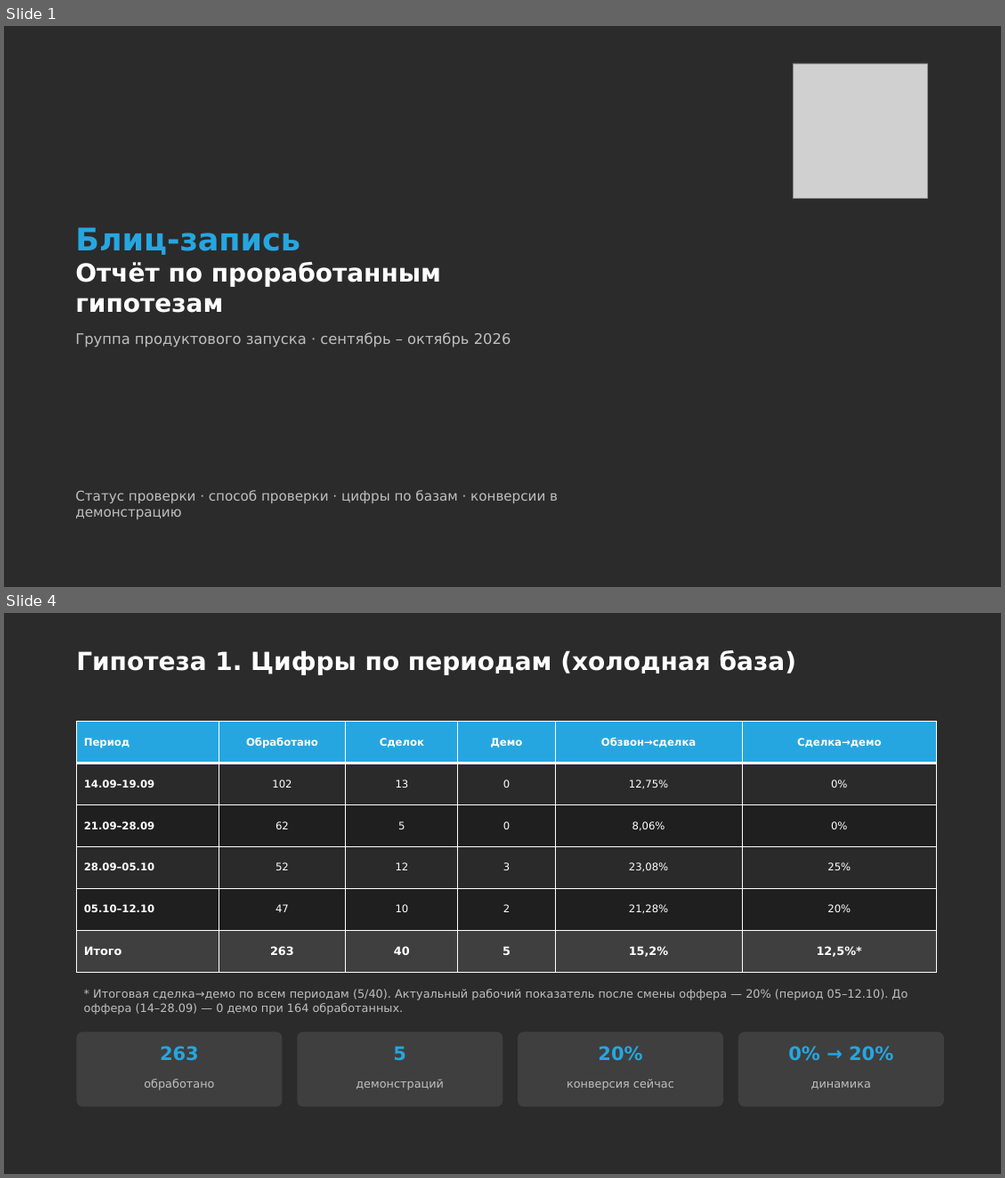
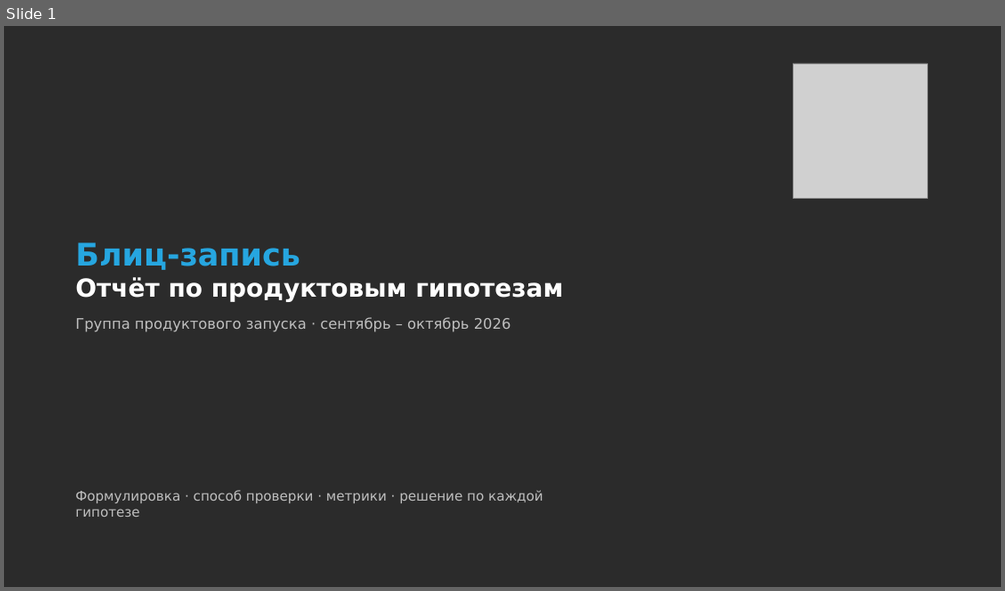
Before and after one commit to daaanilNikonov/for-lisa, a slide deck: presentation/Блиц-запись_Отчет_по_гипотезам.pptx. Shown one above the other, each under a label of ours: slides 1 and 4 before the commit, slide 1 after it; the slides between them are not shown. The pictures are 1005x1178 and 1005x591 pixels, drawn with LibreOffice and Linux fonts; fonts in the diff are those of the drawing; grey boxes stand for pictures; background and template pictures are left out; a plain dark background stands for a picture behind light text. Boxes give left, top, right and bottom in pixels: in the first picture for what was removed or moved away, otherwise in the second. Text is boxed around its words. In the diff, an @@ line names an element or a change of style, - is before the commit and + after.

```diff
--- a/presentation/Блиц-запись_Отчет_по_гипотезам.pptx
+++ b/presentation/Блиц-запись_Отчет_по_гипотезам.pptx
@@ slide 4 removed at <box>4,613,1001,1174</box>, background picture (left out) @@
@@ title removed at <box>76,650,796,675</box> @@
-Гипотеза 1. Цифры по периодам (холодная база)
@@ table removed at <box>77,722,937,972</box>, 6 rows, 6 columns @@
-Период | Обработано | Сделок | Демо | Обзвон→сделка | Сделка→демо
-14.09–19.09 | 102 | 13 | 0 | 12,75% | 0%
-21.09–28.09 | 62 | 5 | 0 | 8,06% | 0%
-28.09–05.10 | 52 | 12 | 3 | 23,08% | 25%
-05.10–12.10 | 47 | 10 | 2 | 21,28% | 20%
-Итого | 263 | 40 | 5 | 15,2% | 12,5%*
@@ text removed at <box>84,989,907,1014</box> @@
-* Итоговая сделка→демо по всем периодам (5/40). Актуальный рабочий показатель после смены оффера — 20% (период 05–12.10). До оффера (14–28.09) — 0 демо при 164 обработанных.
@@ rounded rectangle removed at <box>77,1032,283,1107</box> @@
@@ rounded rectangle removed at <box>297,1032,502,1107</box> @@
@@ rounded rectangle removed at <box>518,1032,723,1107</box> @@
@@ rounded rectangle removed at <box>738,1032,944,1107</box> @@
@@ text removed at <box>160,1046,199,1061</box> @@
-263
@@ text removed at <box>393,1046,406,1061</box> @@
-5
@@ text removed at <box>598,1046,642,1061</box> @@
-20%
@@ text removed at <box>788,1046,893,1061</box> @@
-0% → 20%
@@ text removed at <box>144,1078,214,1090</box> @@
-обработано
@@ text removed at <box>356,1078,444,1090</box> @@
-демонстраций
@@ text removed at <box>566,1078,674,1090</box> @@
-конверсия сейчас
@@ text removed at <box>811,1081,871,1089</box> @@
-динамика
@@ slide 1 changed as well @@
@@ title at <box>75,277,563,302</box>: text changed @@
-Отчёт по проработанным гипотезам
+Отчёт по продуктовым гипотезам
@@ subtitle at <box>75,490,543,516</box>: text changed @@
-Статус проверки · способ проверки · цифры по базам · конверсии в демонстрацию
+Формулировка · способ проверки · метрики · решение по каждой гипотезе
```
Also in this commit, not shown: 17 slides added, 8 other slides removed, 1 other file.
